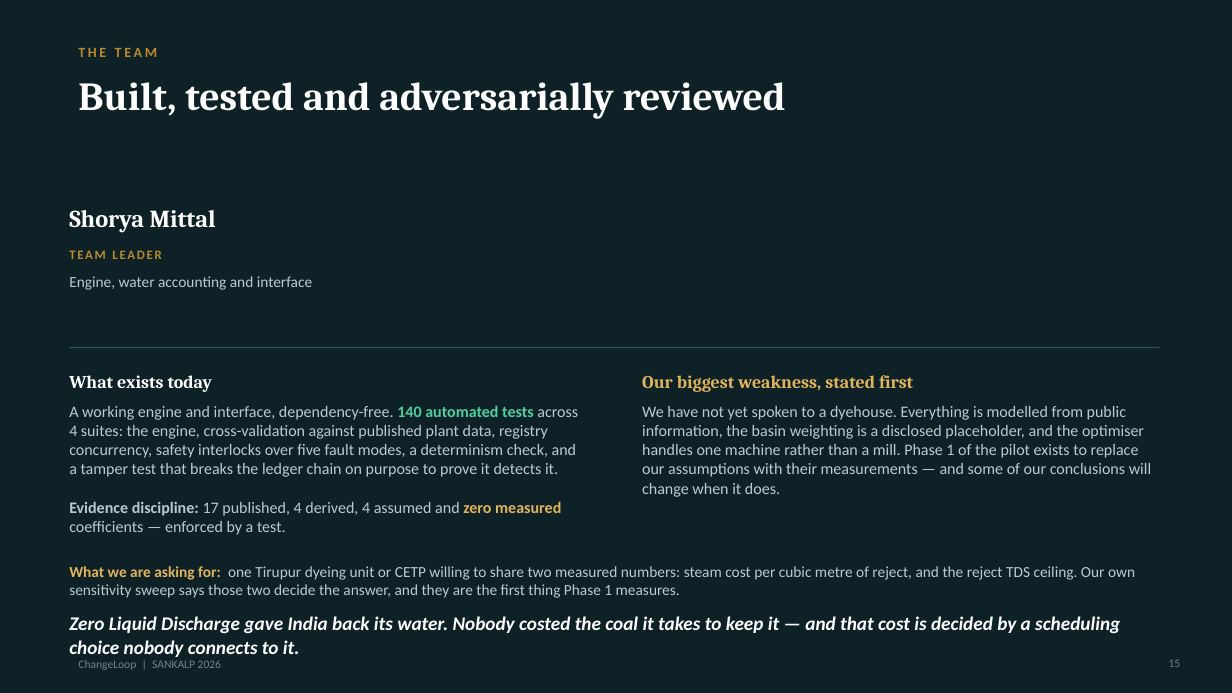
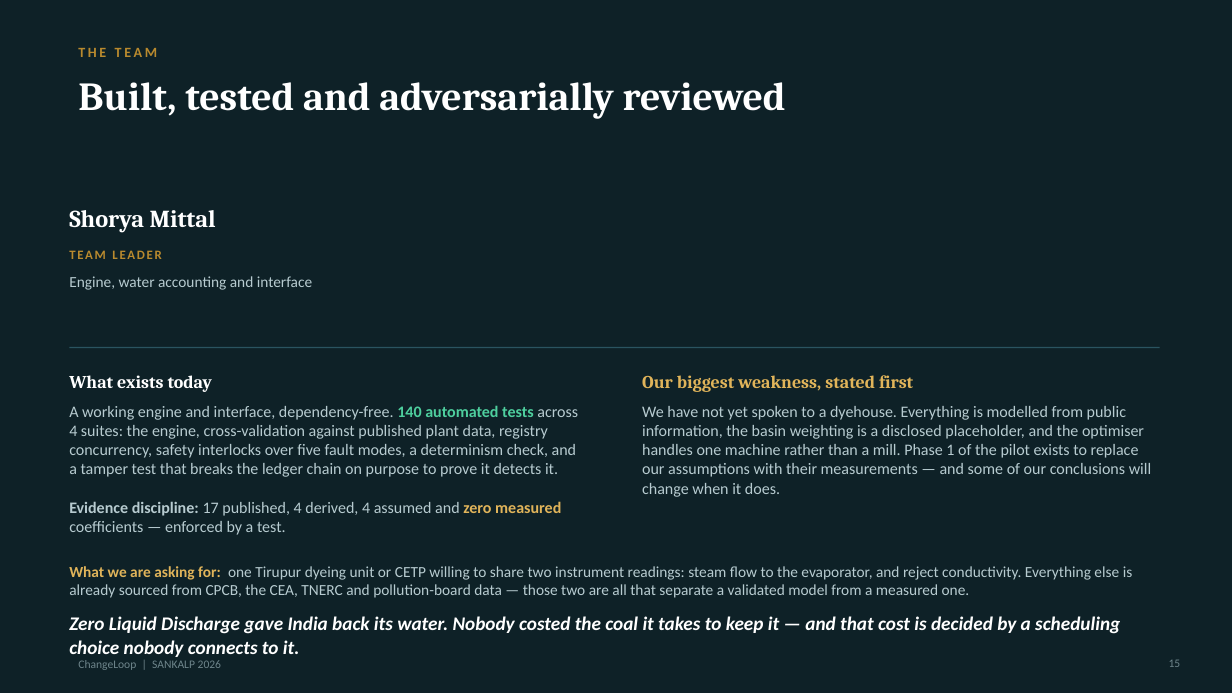
Before and after one commit to shoryamittal/Changeloop-water-intelligence-, a slide deck: slide 15 of submission/ChangeLoop_SANKALP_2026.pptx. Drawn at 1232x693 pixels with LibreOffice and Linux fonts; fonts in the diff are those of the drawing. Boxes give left, top, right and bottom in pixels: in the first picture for what was removed or moved away, otherwise in the second. Text is boxed around its words. In the diff, an @@ line names an element or a change of style, - is before the commit and + after.

```diff
--- a/submission/ChangeLoop_SANKALP_2026.pptx
+++ b/submission/ChangeLoop_SANKALP_2026.pptx
@@ text at bbox=[69, 566, 1133, 598]: text changed @@
-What we are asking for: one Tirupur dyeing unit or CETP willing to share two measured numbers: steam cost per cubic metre of reject, and the reject TDS ceiling. Our own sensitivity sweep says those two decide the answer, and they are the first thing Phase 1 measures.
+What we are asking for: one Tirupur dyeing unit or CETP willing to share two instrument readings: steam flow to the evaporator, and reject conductivity. Everything else is already sourced from CPCB, the CEA, TNERC and pollution-board data — those two are all that separate a validated model from a measured one.
```
Also in this commit, not shown: 2 other files.
